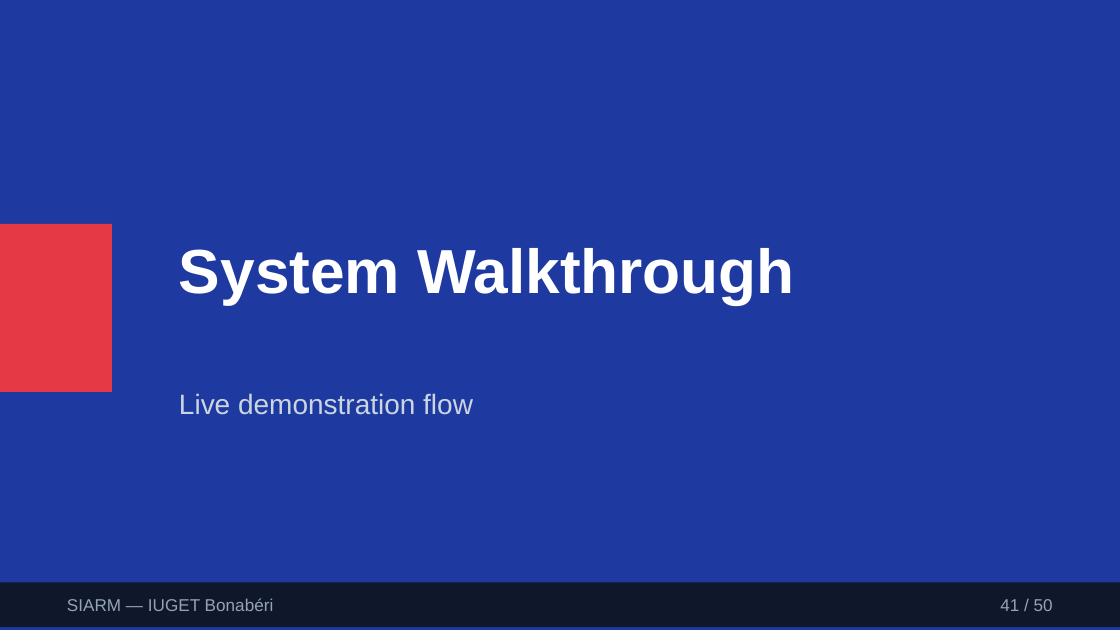
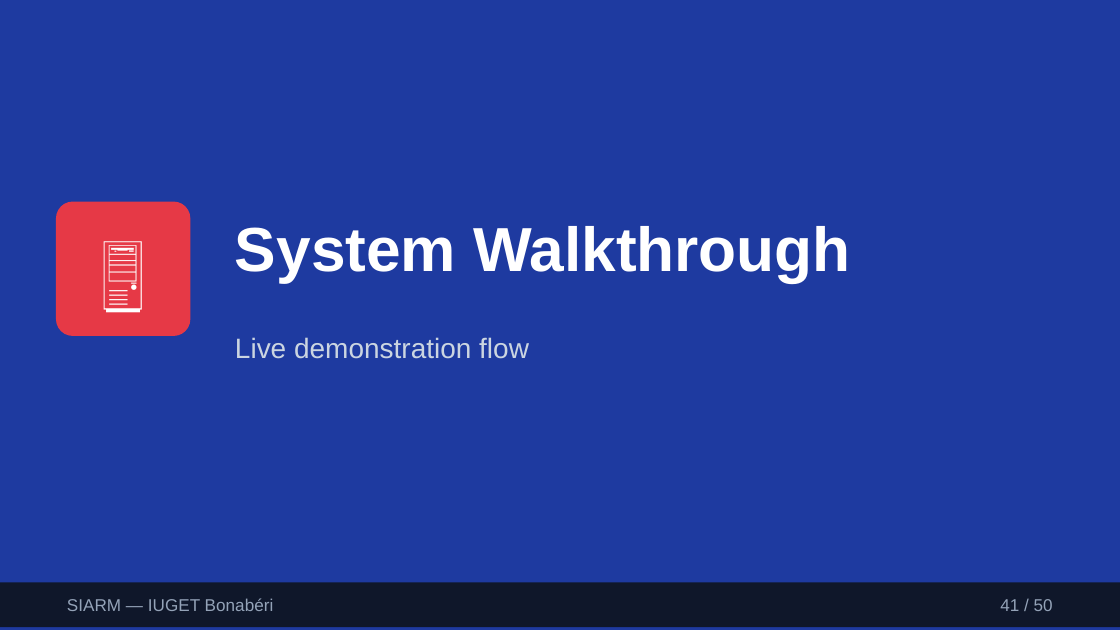
Before and after one commit to leaticiadipocko-wq/schoolproject, a slide deck: slide 41 of deliverables/SIARM-Defense-Presentation.pptx. Drawn at 1120x630 pixels with LibreOffice and Linux fonts; fonts in the diff are those of the drawing. Boxes give left, top, right and bottom in pixels: in the first picture for what was removed or moved away, otherwise in the second. Text is boxed around its words. In the diff, an @@ line names an element or a change of style, - is before the commit and + after.

Commit message:
fix: redesign PowerPoint with visual diagrams and icons instead of text
- Replaced text-heavy bullet points with visual diagrams and icons
- Added before/after comparison slides
- Added flow diagrams for processes (attendance, grades, fees)
- Added phone mockup for mobile learning
- Added browser mockup for landing page
- Added role pyramid visualization
- Added permission matrix grid
- Added timetable grid mockup
- Added chat widget mockup for chatbot
- Used emoji icons throughout for visual appeal

```diff
--- a/deliverables/SIARM-Defense-Presentation.pptx
+++ b/deliverables/SIARM-Defense-Presentation.pptx
@@ text at (56,202,190,336): text added @@
+🖥️
@@ text "🖥️": place and size @@
-text "🖥️" at (0,224,112,392)
+text "🖥️" at (56,202,190,336)
@@ text "🖥️" at (56,202,190,336): fill #E63946 to none @@
@@ rounded rectangle added at (56,202,190,336), fill #E63946 @@
@@ text "System Walkthrough": place and size @@
-text "System Walkthrough" at (179,248,794,304)
+text "System Walkthrough" at (235,226,850,282)
@@ text "Live demonstration flow": place and size @@
-text "Live demonstration flow" at (179,393,473,415)
+text "Live demonstration flow" at (235,337,529,359)
```
Also in this commit, not shown: 40 other slides changed, 9 slides added, 9 slides removed, 1 other file.
